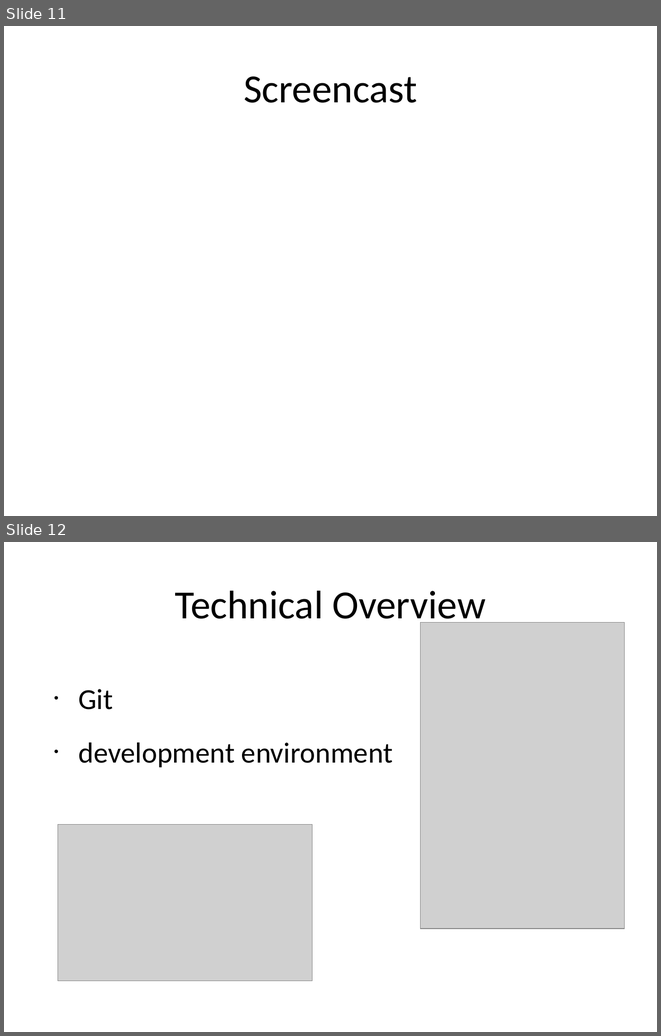
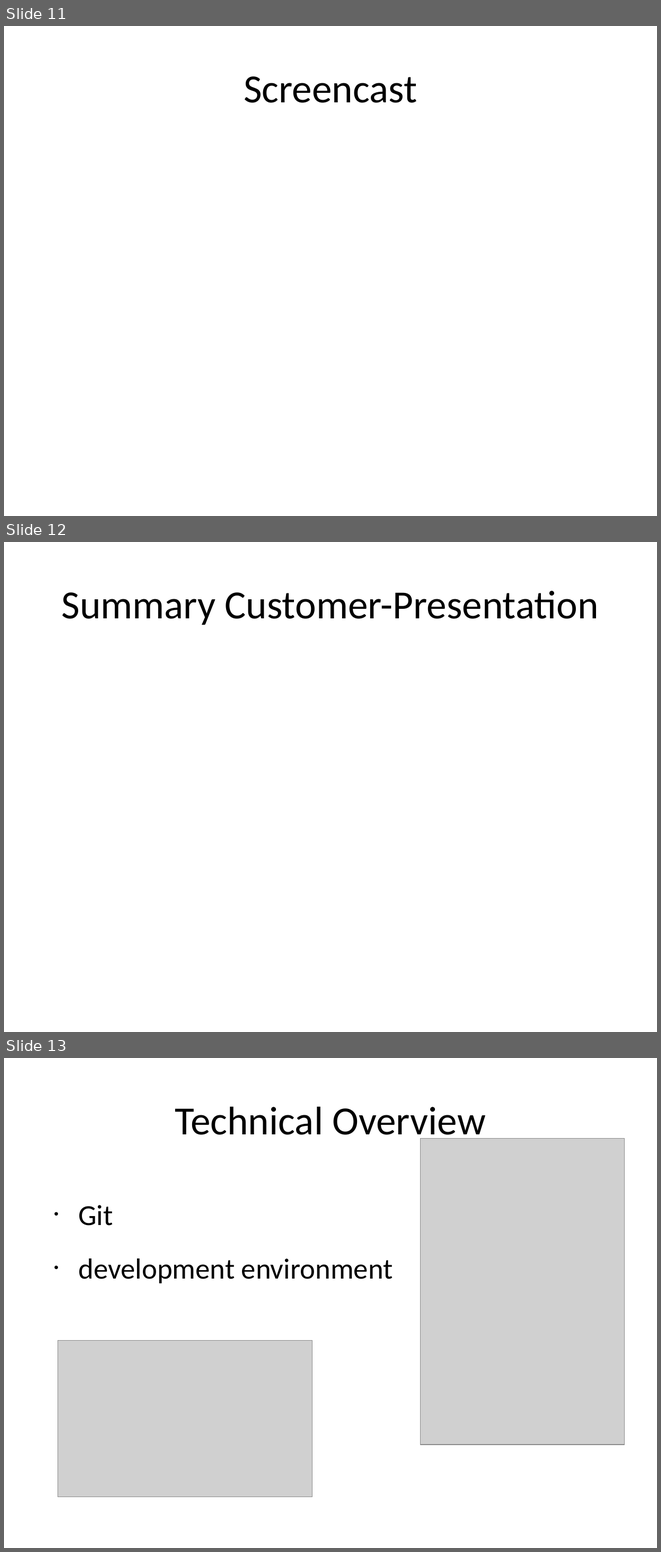
Before and after one commit to markusmo/HotelSoftware, a slide deck: Documentation/Praesentation/PresentationRoomanizer.pptx. Shown one above the other, each under a label of ours: slides 11 and 12 before the commit, slides 11, 12 and 13 after it. The pictures are 661x1036 and 661x1552 pixels, drawn with LibreOffice and Linux fonts; fonts in the diff are those of the drawing; grey boxes stand for pictures. Boxes give left, top, right and bottom in pixels: in the first picture for what was removed or moved away, otherwise in the second. Text is boxed around its words. In the diff, an @@ line names an element or a change of style, - is before the commit and + after.

```diff
--- a/Documentation/Praesentation/PresentationRoomanizer.pptx
+++ b/Documentation/Praesentation/PresentationRoomanizer.pptx
@@ slide 12 added at <box>4,542,657,1032</box>, background #FFFFFF @@
@@ title added at <box>62,591,599,625</box>, 44 pt, text #000000 @@
+Summary Customer-Presentation
@@ what was slide 12 is now slide 13 @@
```
Also in this commit, not shown: 1 slide changed, 3 other files.
